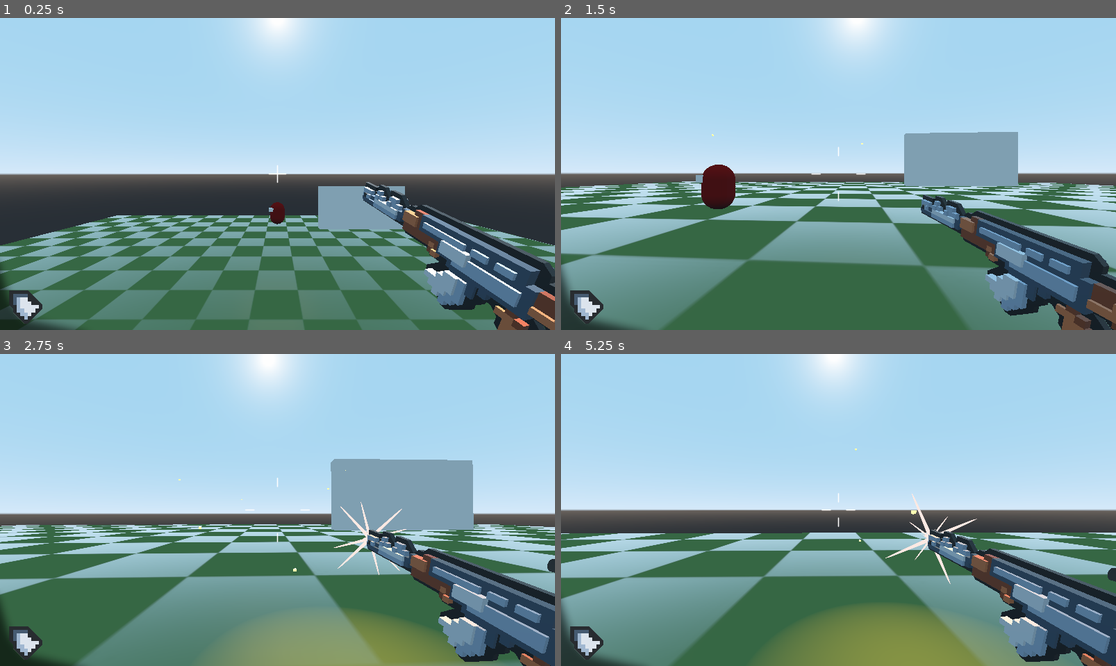
Above: before the commit, frames 1-4 (two rows, left to right).
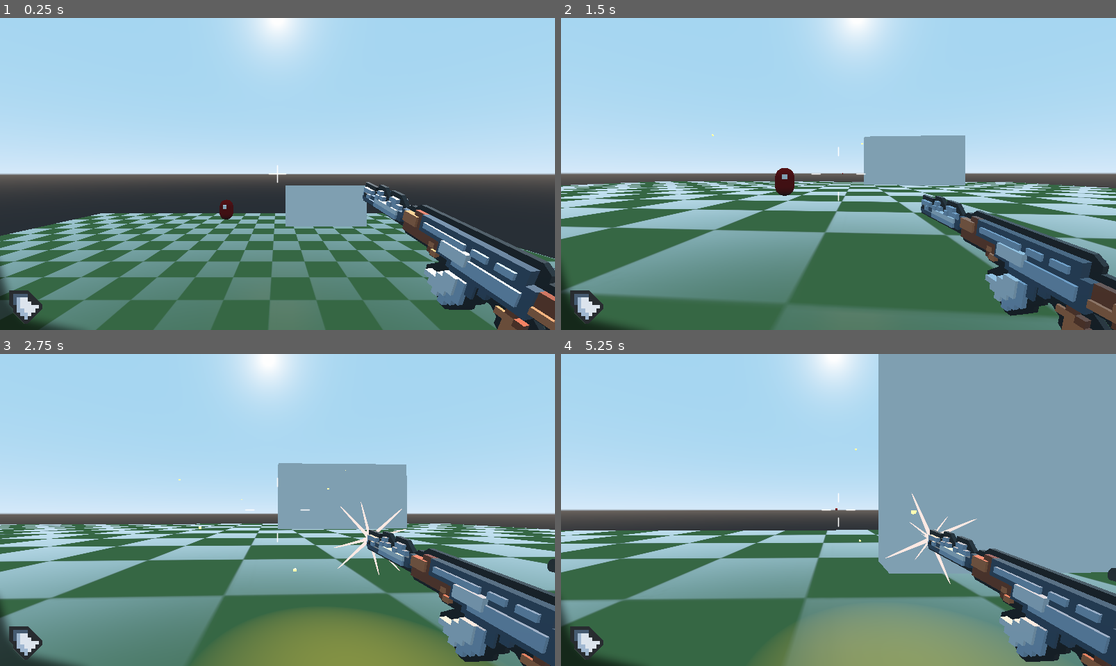
Above: after the commit, the same moments.

Repository: bramreth/WildJam31
Game: Godot game, scene res://scenes/enviornments/playground.tscn
Same seed, same stepped clock (60 frames per second), same inputs: the game is played once before the commit and once after it.
Inputs (mouse positions are in pixels of both pictures, inside the frame that each line leads up to):
- Up to frame 1 (0.25 s): no input
- Up to frame 2 (1.5 s): move the mouse to (866, 174) at 0.52 s; press the mouse at (866, 174) at 0.53 s; hold W (move_forward) from 0.53 s (still down); tap Space (move_jump) at 0.77 s; move the mouse to (810, 174) at 1.27 s; release the mouse at (810, 174) at 1.28 s; tap Shift (move_sprint) at 1.35 s
- Up to frame 3 (2.75 s): keep holding W (move_forward); tap Space (move_jump) at 1.52 s; move the mouse to (288, 503) at 2.02 s; press the mouse at (288, 503) at 2.03 s
- Up to frame 4 (5.25 s): keep holding W (move_forward); move the mouse to (832, 516) at 2.77 s; release the mouse at (832, 516) at 2.78 s; tap Shift (move_sprint) at 2.85, 4.35 s; tap Space (move_jump) at 3.02, 3.77, 4.52 s; move the mouse to (877, 513) at 3.52 s; press the mouse at (877, 513) at 3.53 s; move the mouse to (794, 506) at 4.27 s; release the mouse at (794, 506) at 4.28 s; move the mouse to (844, 510) at 5.02 s; press the mouse at (844, 510) at 5.03 s

The runs differ from the first frame. In frame 1, 17% of the frame differs, in the area x 0-100%, y 53-100%; in frame 2, 24%; in frame 3, 26%; in frame 4, 47%, in the area x 0-100%, y 0-100%.

Commit message:
enemies can be hit and detect/move towards the player

Diff:
--- a/scenes/camera/camera.gd
+++ b/scenes/camera/camera.gd
@@ -55,6 +55,9 @@
 	$juicy_cam/RayCast.force_raycast_update()
 	if $juicy_cam/RayCast.is_colliding():
 		$juicy_cam/RayCast/DebugHitDetector.global_transform.origin = $juicy_cam/RayCast.get_collision_point()
+		var collider = $juicy_cam/RayCast.get_collider()
+		if collider.is_in_group('enemy'):
+			collider.damage(1)
 	$juicy_cam/RayCast.enabled = true
 
 
--- a/scenes/camera/camera.tscn
+++ b/scenes/camera/camera.tscn
@@ -50,7 +50,6 @@
 albedo_color = Color( 1, 0, 0, 1 )
 
 [node name="cam_container" type="Spatial"]
-transform = Transform( 1, 0, 0, 0, 1, 0, 0, 0, 1, 0, 0, 0 )
 script = ExtResource( 2 )
 
 [node name="juicy_cam" type="Camera" parent="."]
--- a/scenes/characters/enemies/enemy.gd
+++ b/scenes/characters/enemies/enemy.gd
@@ -16,10 +16,10 @@
 func calculate_move_direction() -> Vector3:
 	match _current_state:
 		STATES.IDLE:
-			if randf() > 0.99:
-				_current_state = STATES.SEARCHING
-				_get_path()
-				print(_path)
+#			if randf() > 0.99:
+#				_current_state = STATES.SEARCHING
+#				_get_path()
+#				print(_path)
 			return Vector3.ZERO
 		STATES.SEARCHING:
 			if not _path.empty():
@@ -37,10 +37,13 @@
 func _calculate_direction_to_player() -> Vector3:
 	var move_direction:Vector3 = _player.global_transform.origin - global_transform.origin
 	var distance_to_player = move_direction.length()
-	move_direction.y = 0
-	move_direction = move_direction.normalized()
-	_face_move_direction(move_direction)
-	return move_direction
+	if distance_to_player < 4:
+		return Vector3.ZERO
+	else:
+		move_direction.y = 0
+		move_direction = move_direction.normalized()
+		_face_move_direction(move_direction)
+		return move_direction
 
 
 func _get_path() -> void:
@@ -61,7 +64,6 @@
 	direction.y = 0
 	return direction.normalized()
 
-
 func _face_move_direction(move_direction:Vector3) -> void:
 	if move_direction != Vector3.ZERO:
 		_last_facing_direction = lerp(_last_facing_direction, move_direction, 0.05)
@@ -72,3 +74,16 @@
 			0
 		)
 		$MeshInstance.orthonormalize()
+
+
+func detected_body(body:KinematicBody):
+	if not body: return
+	if body.is_in_group('player'):
+		_current_state = STATES.TRACKING_PLAYER
+
+
+func damage(amount:int) -> void:
+	if dead: return
+	if not _current_state == STATES.TRACKING_PLAYER:
+		_current_state = STATES.TRACKING_PLAYER
+	.damage(amount)
--- a/scenes/characters/enemies/enemy.tscn
+++ b/scenes/characters/enemies/enemy.tscn
@@ -10,6 +10,9 @@
 
 [sub_resource type="CubeMesh" id=3]
 size = Vector3( 0.5, 0.7, 0.5 )
+
+[sub_resource type="BoxShape" id=4]
+extents = Vector3( 15, 15, 4 )
 
 [node name="enemy" groups=[
 "enemy",
@@ -25,3 +28,13 @@
 transform = Transform( 1, 0, 0, 0, 1, -2.84217e-14, 0, 2.84217e-14, 1, 0, -0.9366, 0.556511 )
 mesh = SubResource( 3 )
 material/0 = null
+
+[node name="DetectionArea" type="Area" parent="." index="2"]
+
+[node name="CollisionShape" type="CollisionShape" parent="DetectionArea" index="0"]
+transform = Transform( 1, 0, 0, 0, -1.62921e-07, -1, 0, 1, -1.62921e-07, 0, 1.5, 12.5 )
+shape = SubResource( 4 )
+__meta__ = {
+"_editor_description_": ""
+}
+[connection signal="body_entered" from="DetectionArea" to="." method="detected_body"]
--- a/scenes/enviornments/playground.tscn
+++ b/scenes/enviornments/playground.tscn
@@ -47,7 +47,7 @@
 shape = SubResource( 5 )
 
 [node name="player" parent="." index="1" instance=ExtResource( 1 )]
-transform = Transform( 1, 0, 0, 0, 1, 0, 0, 0, 1, 0, 12.5989, 19.7773 )
+transform = Transform( 1, 0, 0, 0, 1, 0, 0, 0, 1, 7.7821, 12.5989, 22.8304 )
 
 [node name="enemy" parent="." index="2" instance=ExtResource( 4 )]
 transform = Transform( 1, 0, 0, 0, 1, 0, 0, 0, 1, 0, 8.09129, -11.1471 )
Not shown: 1 places in scenes/characters/enemies/enemy.tscn that only renumber resources
